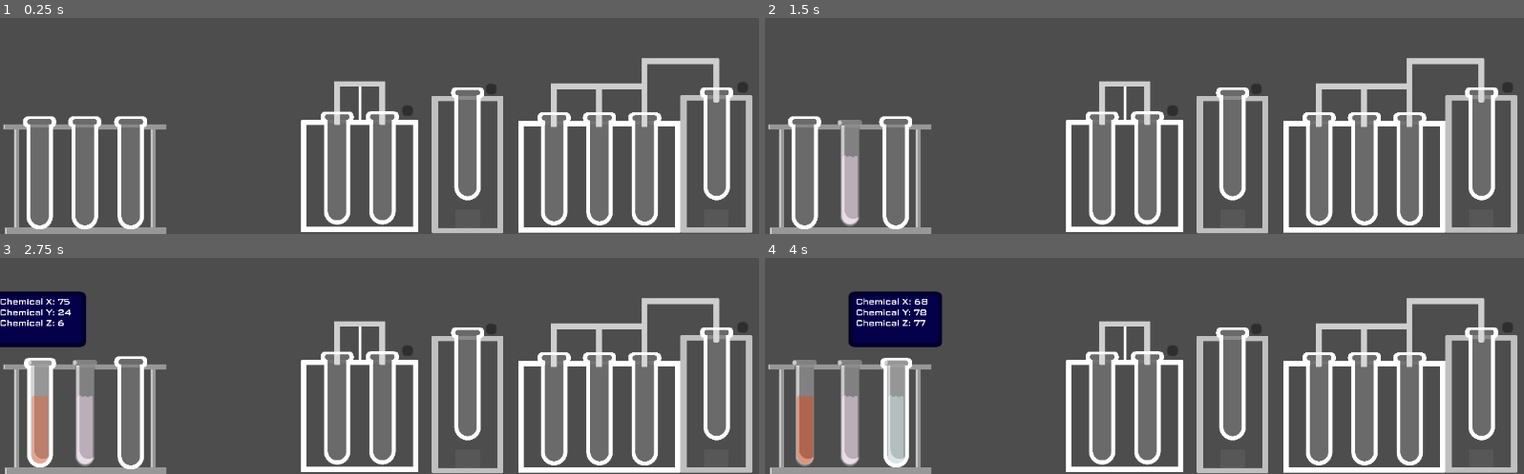
Above: before the commit, frames 1-4 (two rows, left to right).
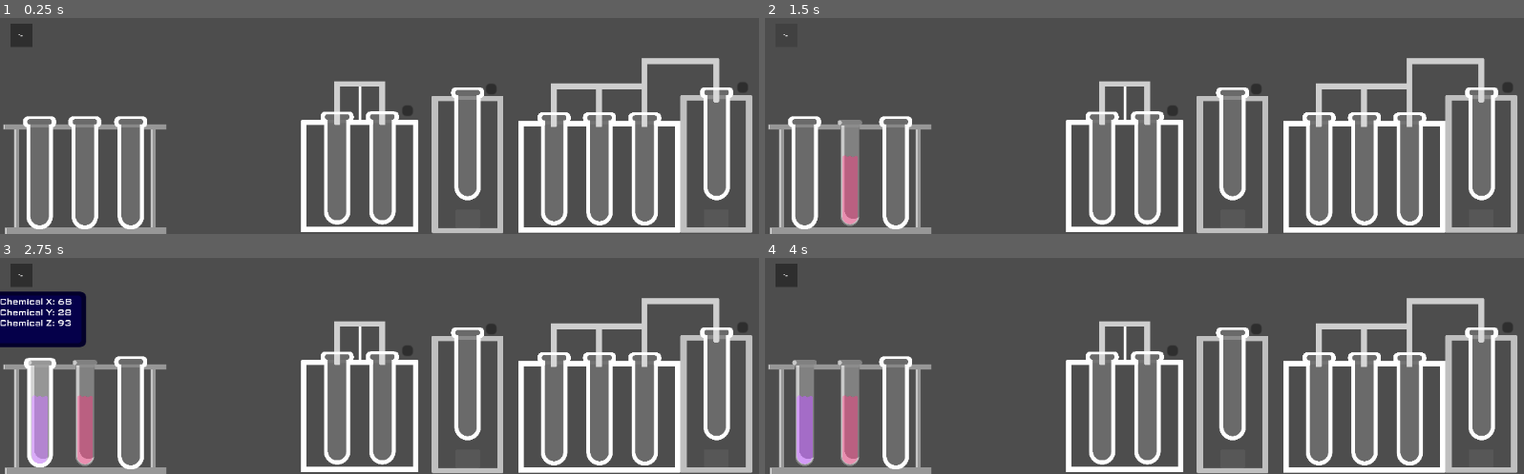
Above: after the commit, the same moments.

Repository: DevEhanTariq/godot-wild-jam-94
Game: Godot game, scene res://MainScenes/Workshop.tscn
Same seed, same stepped clock (60 frames per second), same inputs: the game is played once before the commit and once after it.
Inputs (mouse positions are in pixels of both pictures, inside the frame that each line leads up to):
- Up to frame 1 (0.25 s): no input
- Up to frame 2 (1.5 s): click (848, 173) at 0.52 s; click (787, 35) at 1.25 s, where only the run after the commit has a clickable "Trash"
- Up to frame 3 (2.75 s): click (37, 413) at 2.02 s
- Up to frame 4 (4 s): click (787, 275) at 2.75 s, where only the run after the commit has a clickable "Trash"; click (894, 413) at 3.52 s

The runs differ from the first frame. In frame 1, 0.3% of the frame differs, in the area x 1-5%, y 2-14%; in frame 2, 0.6%; in frame 3, 1.7%; in frame 4, 6.2%, in the area x 1-24%, y 2-98%.

Commit message:
Feat: Added a way to trash chemical
- Added a way to trash chemical

Diff:
--- /dev/null
+++ b/ExtraScenes/Trash.tscn
@@ -0,0 +1,13 @@
+[gd_scene format=3 uid="uid://4qgc87cmh78y"]
+
+[ext_resource type="Script" uid="uid://cgm7nibaj0fhs" path="res://trash.gd" id="1_yorhv"]
+
+[node name="Trash" type="Node2D" unique_id=133999584]
+script = ExtResource("1_yorhv")
+
+[node name="Button" type="Button" parent="." unique_id=1697480582]
+offset_right = 169.0
+offset_bottom = 179.0
+text = "Trash"
+
+[connection signal="pressed" from="Button" to="." method="_on_button_pressed"]
--- a/Globals.gd
+++ b/Globals.gd
@@ -8,11 +8,10 @@
 
 # Called when the node enters the scene tree for the first time.
 func _ready() -> void:
-	Global.TestTubes.append([randf_range(0.7,1.0), randf_range(0.7,1.0), randf_range(0.7,1.0)])
 	Global.TestTubes.append([randf_range(0.7,1.0), randf_range(0.0,1.0), randf_range(0.0,1.0)])
 	Global.TestTubes.append([randf_range(0.0,1.0), randf_range(0.7,1.0), randf_range(0.0,1.0)])
 	Global.TestTubes.append([randf_range(0.0,1.0), randf_range(0.0,1.0), randf_range(0.7,1.0)])
 
 # Called every frame. 'delta' is the elapsed time since the previous frame.
 func _process(delta: float) -> void:
-	print(len(Global.TestTubes))
+	pass
--- a/MainScenes/Workshop.tscn
+++ b/MainScenes/Workshop.tscn
@@ -4,14 +4,15 @@
 [ext_resource type="PackedScene" uid="uid://c2pjwtub2fw8e" path="res://ExtraScenes/Mixer.tscn" id="2_0ds5k"]
 [ext_resource type="PackedScene" uid="uid://dh7i3arh7e1sg" path="res://ExtraScenes/Evaporator.tscn" id="3_eveyy"]
 [ext_resource type="PackedScene" uid="uid://wbep5vjrcadx" path="res://ExtraScenes/Distiller.tscn" id="4_srjkd"]
+[ext_resource type="PackedScene" uid="uid://4qgc87cmh78y" path="res://ExtraScenes/Trash.tscn" id="5_eveyy"]
 
 [node name="Node" type="Node" unique_id=980191888]
 
+[node name="Camera2D" type="Camera2D" parent="." unique_id=358243922]
+zoom = Vector2(0.2, 0.2)
+
 [node name="TestTubeRack" parent="." unique_id=1648364924 instance=ExtResource("1_464uu")]
 position = Vector2(-2240, 1208)
-
-[node name="Camera2D" type="Camera2D" parent="." unique_id=358243922]
-zoom = Vector2(0.2, 0.2)
 
 [node name="Mixer" parent="." unique_id=980892426 instance=ExtResource("2_0ds5k")]
 position = Vector2(-167, 943)
@@ -21,3 +22,6 @@
 
 [node name="Distiller" parent="." unique_id=5187908 instance=ExtResource("4_srjkd")]
 position = Vector2(1911, 951)
+
+[node name="Trash" parent="." unique_id=133999584 instance=ExtResource("5_eveyy")]
+position = Vector2(-2802, 28)
--- /dev/null
+++ b/trash.gd
@@ -0,0 +1,15 @@
+extends Node2D
+
+# Called when the node enters the scene tree for the first time.
+func _ready() -> void:
+	pass # Replace with function body.
+
+
+# Called every frame. 'delta' is the elapsed time since the previous frame.
+func _process(delta: float) -> void:
+	pass
+
+
+func _on_button_pressed() -> void:
+	if Global.TestTubes != []:
+		Global.TestTubes.remove_at(0)
Not shown, added: trash.gd.uid
